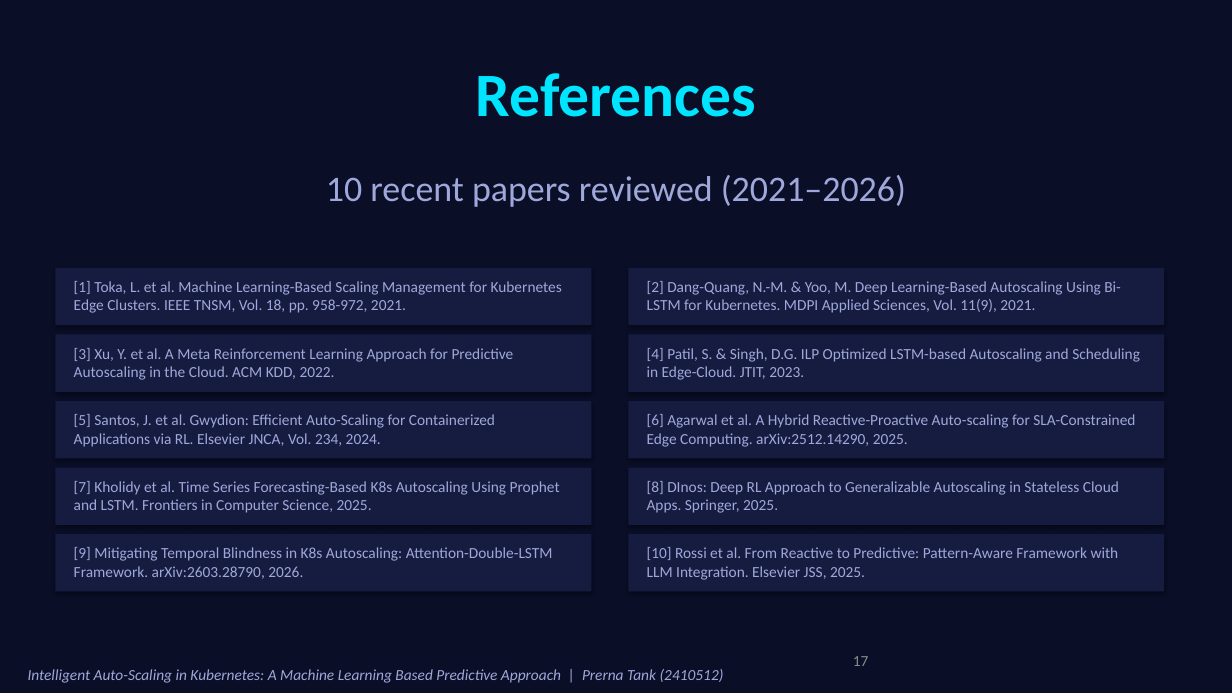
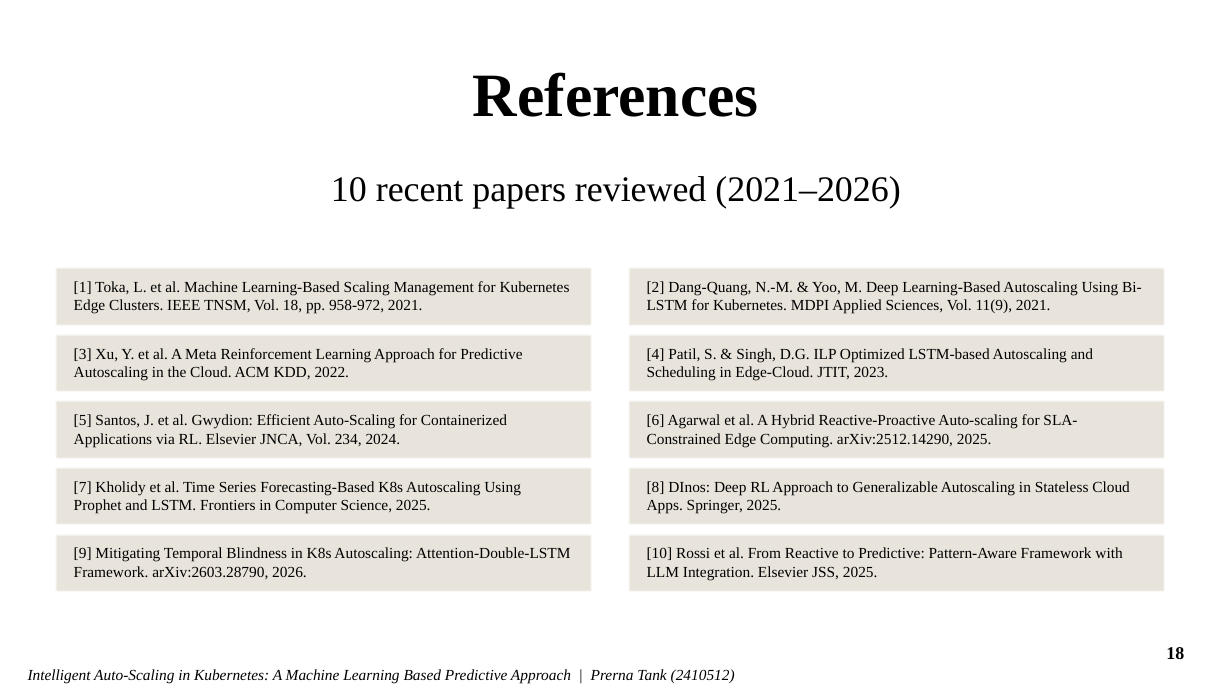
Before and after one commit to prerna3640/HA-K8S1, a slide deck: slide 18 of presentation/Thesis_Presentation_Prerna_Tank.pptx (slide 17 before the commit). Drawn at 1232x693 pixels with LibreOffice and Linux fonts; fonts in the diff are those of the drawing; background and template pictures are left out. Boxes give left, top, right and bottom in pixels: in the first picture for what was removed or moved away, otherwise in the second. Text is boxed around its words. In the diff, an @@ line names an element or a change of style, - is before the commit and + after.

Commit message:
refactor: clean up repo — remove sensitive data, legacy files, duplicates
- Remove private IPs from research paper, create_pptx.py, grafana dashboards
- Remove Telegram bot token from deployment docs
- Remove legacy/ baseline recordings and old configs
- Remove temporary scripts/ directory
- Remove old duplicate PPT file from root
- Remove redundant Jenkins fix guides from docs/guides/
- Update .gitignore to block .pem, .docx, duplicate PPTs
- Rewrite README with clean professional project description

```diff
--- a/presentation/Thesis_Presentation_Prerna_Tank.pptx
+++ b/presentation/Thesis_Presentation_Prerna_Tank.pptx
@@ background #0A0E27 to #FFFFFF @@
@@ text "References" at (x1=473, y1=72, x2=759, y2=117): font Calibri to Times New Roman, text colour #00E5FF to #000000 @@
@@ fill #161B40 to #E9E5DC; shadow off in 10 elements at (x1=55, y1=268, x2=592, y2=325), (x1=628, y1=268, x2=1165, y2=325), (x1=55, y1=335, x2=592, y2=392), (x1=628, y1=335, x2=1165, y2=392), (x1=55, y1=401, x2=592, y2=458), (x1=628, y1=401, x2=1165, y2=458), (x1=55, y1=468, x2=592, y2=525), (x1=628, y1=468, x2=1165, y2=525), (x1=55, y1=534, x2=592, y2=592), (x1=628, y1=534, x2=1165, y2=592) @@
@@ font Calibri to Times New Roman, text colour #9FA8DA to #000000 in 12 elements at (x1=331, y1=176, x2=900, y2=208), (x1=28, y1=669, x2=735, y2=684), (x1=74, y1=281, x2=570, y2=314), (x1=647, y1=281, x2=1142, y2=314), (x1=74, y1=348, x2=522, y2=381), (x1=647, y1=348, x2=1093, y2=381), (x1=74, y1=414, x2=507, y2=447), (x1=647, y1=414, x2=1077, y2=447), (x1=74, y1=481, x2=521, y2=514), (x1=647, y1=481, x2=1130, y2=514), (x1=74, y1=547, x2=571, y2=579), (x1=647, y1=547, x2=1122, y2=580) @@
@@ page number removed at (x1=853, y1=656, x2=869, y2=666) @@
-17
@@ ellipse added at (x1=1155, y1=632, x2=1196, y2=673), outline #FFFFFF 1 pt @@
@@ page number added at (x1=1166, y1=647, x2=1184, y2=659), 14 pt, text #000000, bold @@
+18
```
Also in this commit, not shown: 17 other slides changed, 5 slides added, 2 slides removed, 60 other files.
